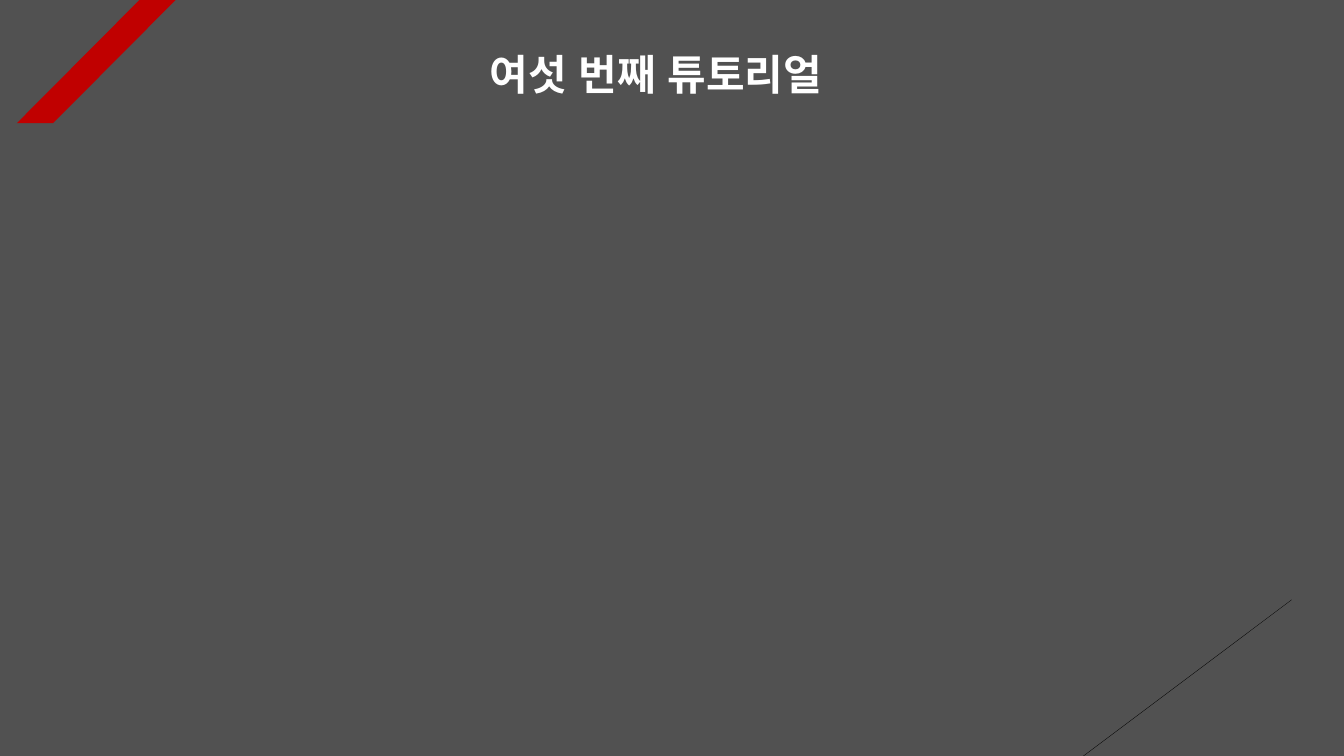
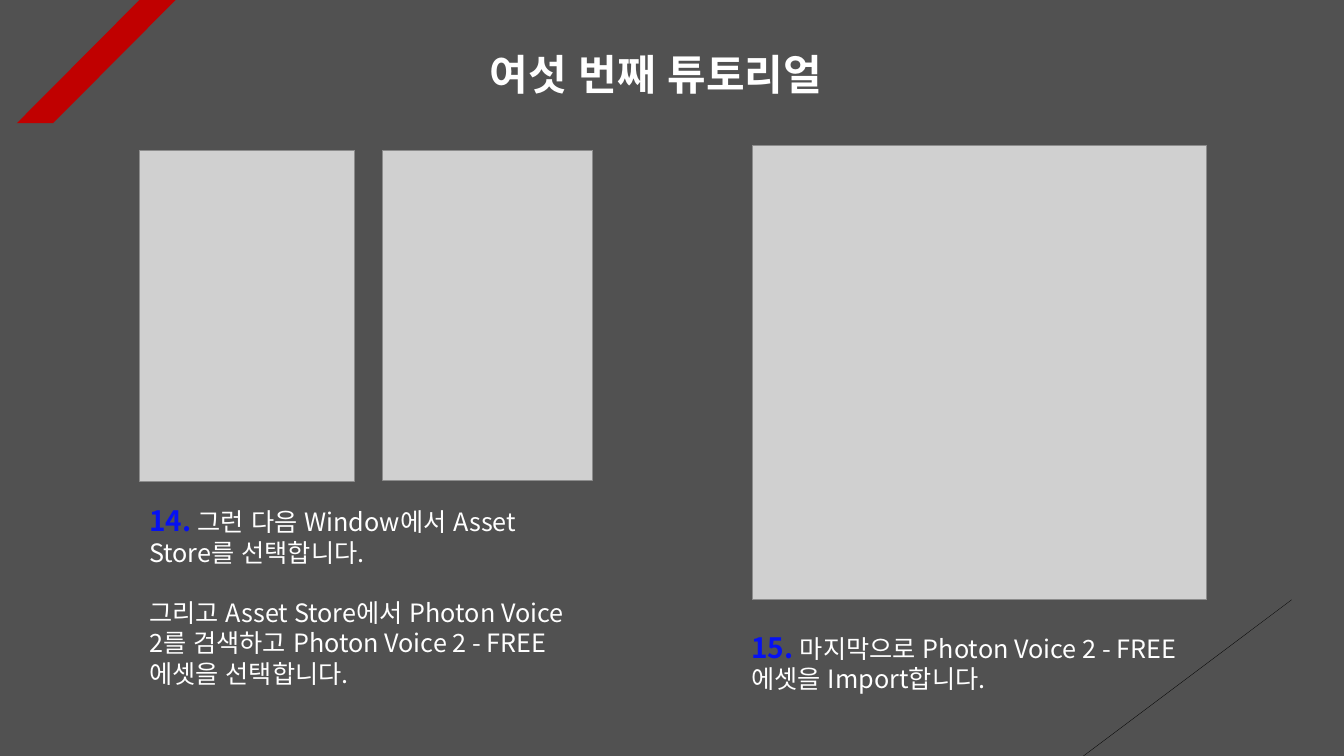
Before and after one commit to Unity2033/3D-UnityEngine, a slide deck: slide 6 of Assets/Class/Photon Server/PPT Data/Photon Synchronization.pptx. Drawn at 1344x756 pixels with LibreOffice and Linux fonts; fonts in the diff are those of the drawing; grey boxes stand for pictures. Boxes give left, top, right and bottom in pixels: in the first picture for what was removed or moved away, otherwise in the second. Text is boxed around its words. In the diff, an @@ line names an element or a change of style, - is before the commit and + after.

Commit message:
Package Manager Update
- Photon Synchronization Data
  Update

- Add and delete resource data

```diff
--- a/Assets/Class/Photon Server/PPT Data/Photon Synchronization.pptx
+++ b/Assets/Class/Photon Server/PPT Data/Photon Synchronization.pptx
@@ picture added at (752, 145, 1207, 599) @@
@@ picture added at (139, 150, 355, 481) @@
@@ picture added at (382, 150, 593, 480) @@
@@ text added at (149, 510, 563, 685), 18 pt, text #FFFFFF @@
+14. 그런 다음 Window에서 Asset Store를 선택합니다.
+그리고 Asset Store에서 Photon Voice 2를 검색하고 Photon Voice 2 - FREE 에셋을 선택합니다.
@@ text added at (751, 637, 1176, 694), 18 pt, text #FFFFFF @@
+15. 마지막으로 Photon Voice 2 - FREE 에셋을 Import합니다.
```
Also in this commit, not shown: 10 other slides changed, 1 slide added, 9 other files.
